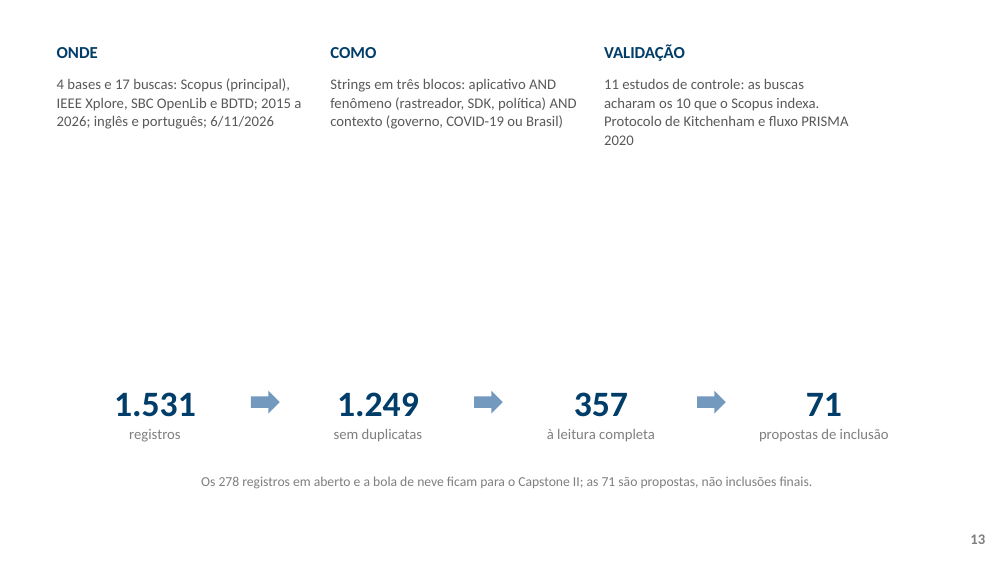
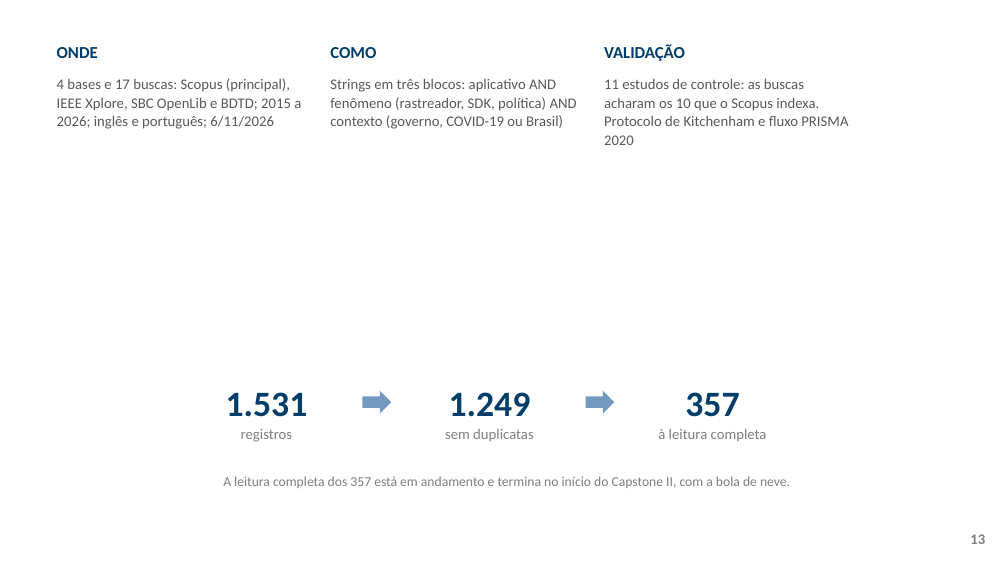
Before and after one commit to ClaudioAMF1/TCC, a slide deck: slide 13 of tcc/apresentacao/simulacao-defesa-rascunho.pptx. Drawn at 1008x567 pixels with LibreOffice and Linux fonts; fonts in the diff are those of the drawing; background and template pictures are left out. Boxes give left, top, right and bottom in pixels: in the first picture for what was removed or moved away, otherwise in the second. Text is boxed around its words. In the diff, an @@ line names an element or a change of style, - is before the commit and + after.

```diff
--- a/tcc/apresentacao/simulacao-defesa-rascunho.pptx
+++ b/tcc/apresentacao/simulacao-defesa-rascunho.pptx
@@ 6 texts, 2 right arrows: place and size @@
-6 texts, 2 right arrows at <box>114,391,655,442</box>
+6 texts, 2 right arrows at <box>226,391,767,442</box>
@@ right arrow removed at <box>697,391,726,414</box> @@
@@ text removed at <box>806,392,842,416</box> @@
-71
@@ text removed at <box>759,429,889,442</box> @@
-propostas de inclusão
@@ text at <box>223,476,790,488</box>: text changed @@
-Os 278 registros em aberto e a bola de neve ficam para o Capstone II; as 71 são propostas, não inclusões finais.
+A leitura completa dos 357 está em andamento e termina no início do Capstone II, com a bola de neve.
```
Also in this commit, not shown: 4 other files.
